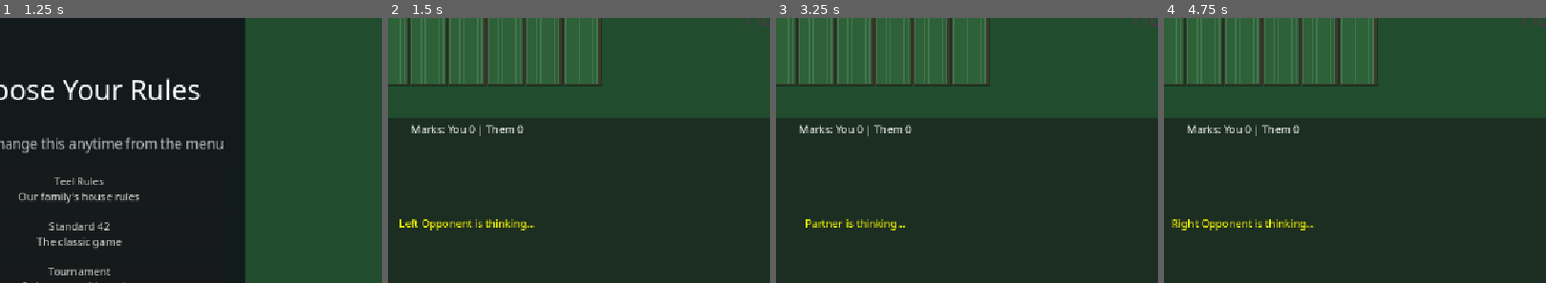
Above: before the commit, frames 1-4 (left to right).
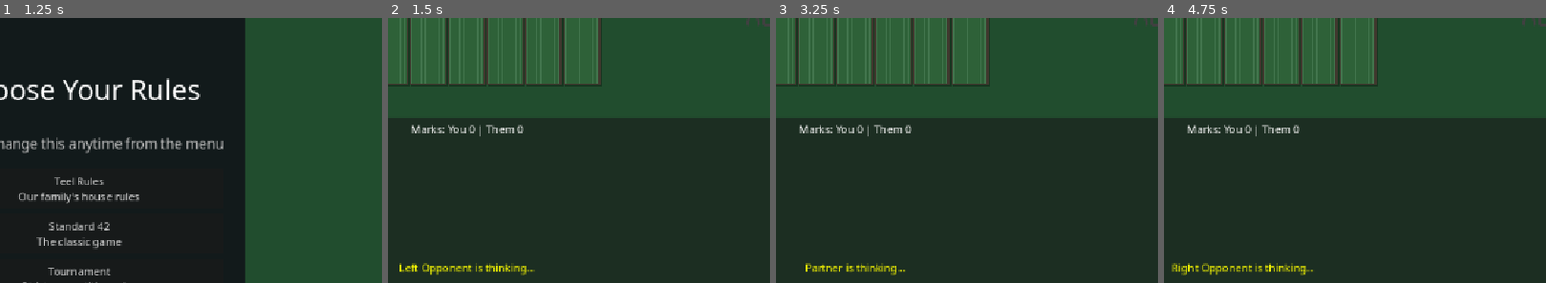
Above: after the commit, the same moments.

Repository: reddoor4123-glitch/42
Game: Godot game, scene res://control.tscn
The game is run twice, just before and just after one commit, with the same random seed, the same clock (stepped at 60 frames per second) and the same inputs.
Inputs:
- Up to frame 1 (1.25 s): click "Play" at 0.5 s
- Up to frame 2 (1.5 s): click "Standard 42 The classic game" at 1.25 s
- Up to frame 3 (3.25 s): click "⚙" at 2 s; click "Confirm & Restart" at 2.75 s
- Up to frame 4 (4.75 s): click "⚙" at 3.5 s; click "Confirm & Restart" at 4.25 s
The pictures show only the part of the screen within x 40-90%, y 6-56%; the shares and areas given below are measured in that part.

Frame 1 is identical in both runs. In frame 2, 1.3% of the frame differs, in the area x 3-39%, y 75-98%; in frame 3, 1.0%; in frame 4, 1.4%, in the area x 2-39%, y 75-98%.

Commit message:
Add UI accessibility fixes; fix CONTROL_TRUMP eligibility (BUG-016)
UI/accessibility (playtest feedback):
- Clear bid bubbles as soon as bidding concludes, not just at the start
  of the next bidding round -- they previously sat on screen through the
  entire trump-selection panel whenever the human was choosing trump.
- Add a large temporary trump announcement banner plus a persistent gold
  trump indicator during play, so trump is visible independent of
  anything in your own hand. Handles Follow Me and doubles-are-trump,
  which a naive suit-name lookup would crash on.
- Add a large win/loss banner at hand end alongside the Replay/Next Hand
  buttons, instead of only the small routine-status-line text.
- Promoted play_vbox from a local _build_ui() variable to a member so
  the hand-result banner can live in a container that survives
  _clear_play_area().

CONTROL_TRUMP eligibility (BUG-016): replaces the old trump-count
threshold with rank-safety (our best trump is provably the highest
remaining anywhere) plus objective-incomplete (the opposing team isn't
already both confirmed void in trump). Count was never the right proxy
for "can this lead actually win" -- this is the recurring root cause
behind BUG-003/003b, BUG-010, and BUG-014, each of which patched a
symptom without replacing the underlying gate. No loop or persistent
state needed: decide_play() re-evaluates fresh on every lead.

Co-Authored-By: Claude Sonnet 5 <noreply@anthropic.com>

Diff:
--- a/ai_player.gd
+++ b/ai_player.gd
@@ -796,17 +796,38 @@
 						reason_log.append("Nothing can beat this.")
 					return chosen
 
-			# Step 3 — trump control (#8), unchanged. Lead high non-trump
-			# non-counter: gives human a safe suit to follow without burning
-			# trump or risking a vulnerable point card. Checked before the
-			# fallback off-suit lead — a partner who holds enough trump to
-			# draw opponents out should lead it before defaulting to a safe
-			# off-suit tile. Threshold: 3+ trumps if the holding includes the
-			# double trump (the double itself supplies the control), otherwise
-			# 4+ is required. See AI_Play_Behavior_Bug_Log.md, BUG-003/003b.
+			# Step 3 — trump control (#8). Lead high non-trump non-counter:
+			# gives human a safe suit to follow without burning trump or
+			# risking a vulnerable point card. Checked before the fallback
+			# off-suit lead — a partner who holds enough trump to draw
+			# opponents out should lead it before defaulting to a safe
+			# off-suit tile. See AI_Play_Behavior_Bug_Log.md, BUG-003/003b.
+			#
+			# Eligibility (Katy + Claude, July 13, 2026) — replaces the old
+			# trumps.size() >= 3/4 count threshold. Count was the wrong proxy
+			# for the objective (drawing out opponent trump): two hands with
+			# identical counts can have opposite real standing (top-ranked
+			# trumps vs. low trumps while an opponent quietly holds the
+			# actual highest). Eligible only when both hold:
+			#   - Rank-safety: our best trump equals highest_remaining_trump()
+			#     — this specific lead is provably unbeatable by anything
+			#     remaining anywhere.
+			#   - Objective-incomplete: the opposing team isn't already both
+			#     confirmed void in trump — no point spending trump to draw
+			#     out a threat that's already gone.
+			# No loop or persistent state needed: decide_play() is
+			# re-invoked fresh on every lead, so re-checking rank-safety
+			# each time naturally stops a run the moment someone else holds
+			# the true highest, without tracking anything across tricks.
 			var trumps = legal.filter(func(d): return d.is_trump(trump))
 			var holds_double_trump = trumps.any(func(d): return d.is_double())
-			var trump_control = (trumps.size() >= 3 and holds_double_trump) or trumps.size() >= 4
+			var trump_control = false
+			if trumps.size() > 0:
+				var best_trump_candidate = _highest_in(trumps, trump, lead_suit, trick.nello_doubles, trick.doubles_trump_reversed, trick.own_suit_reversed)
+				var top_remaining = public_knowledge.highest_remaining_trump() if public_knowledge != null else null
+				var rank_safe = top_remaining != null and top_remaining.debug_string() == best_trump_candidate.debug_string()
+				var objective_incomplete = public_knowledge == null or not opposing_team.all(func(opp): return public_knowledge.void_suits(opp).has(trump))
+				trump_control = rank_safe and objective_incomplete
 			if trump_control:
 				var best: Domino
 				var double_tile = Domino.new(trump, trump)
--- a/game_table.gd
+++ b/game_table.gd
@@ -16,6 +16,9 @@
 var opponent_left_container: VBoxContainer
 var opponent_right_container: VBoxContainer
 var info_label: Label
+var trump_indicator_label: Label
+var play_vbox: VBoxContainer
+var _hand_result_banner: Label = null
 var bid_panel: PanelContainer
 var bid_buttons: HBoxContainer
 var _pts_picker: DrumPicker = null
@@ -417,13 +420,19 @@
 	play_area_panel.size_flags_horizontal = Control.SIZE_EXPAND_FILL
 	hbox_mid.add_child(play_area_panel)
 
-	var play_vbox = VBoxContainer.new()
+	play_vbox = VBoxContainer.new()
 	play_area_panel.add_child(play_vbox)
 
 	info_label = Label.new()
 	info_label.horizontal_alignment = HORIZONTAL_ALIGNMENT_CENTER
 	info_label.add_theme_color_override("font_color", Color.WHITE)
 	play_vbox.add_child(info_label)
+
+	trump_indicator_label = Label.new()
+	trump_indicator_label.horizontal_alignment = HORIZONTAL_ALIGNMENT_CENTER
+	trump_indicator_label.add_theme_color_override("font_color", Color(0.95, 0.80, 0.15))
+	_scaled_font(trump_indicator_label, 20)
+	play_vbox.add_child(trump_indicator_label)
 
 	play_area_container = HBoxContainer.new()
 	play_area_container.alignment = BoxContainer.ALIGNMENT_CENTER
@@ -979,6 +988,10 @@
 
 func _start_bidding():
 	_set_info("Marks: You %d | Them %d" % [game.team_marks[0], game.team_marks[1]])
+	trump_indicator_label.text = ""
+	if is_instance_valid(_hand_result_banner):
+		_hand_result_banner.queue_free()
+		_hand_result_banner = null
 	game.current_bid = null
 	human_is_forced = false
 	_human_bid_position = -1
@@ -1262,6 +1275,7 @@
 		await get_tree().create_timer(0.0 if DEBUG_FAST_MODE else 0.7).timeout
 
 func _finish_bidding(_unused: Array):
+	_clear_bid_bubbles()
 	var winning = game.current_bid
 	if winning == null:
 		_set_status("No bid — reshuffling...")
@@ -1280,6 +1294,7 @@
 			game.active_nello_doubles_mode = game.settings.nello_doubles_mode
 			game.apply_bid_result(-1)
 			_set_info("Nello | Marks: You %d | Them %d" % [game.team_marks[0], game.team_marks[1]])
+			trump_indicator_label.text = ""
 			_refresh_all_hands()
 			await get_tree().create_timer(0.0 if DEBUG_FAST_MODE else 0.8).timeout
 			_begin_play(winning.player_id)
@@ -1288,6 +1303,7 @@
 		# Sevens needs no trump selection from anyone
 		game.apply_bid_result(-1)
 		_set_info("Sevens | Marks: You %d | Them %d" % [game.team_marks[0], game.team_marks[1]])
+		trump_indicator_label.text = ""
 		_refresh_all_hands()
 		await get_tree().create_timer(0.0 if DEBUG_FAST_MODE else 0.8).timeout
 		_begin_play(winning.player_id)
@@ -1306,6 +1322,8 @@
 			var best_suit = ai_eval["trump"]
 			game.apply_bid_result(best_suit)
 			_set_info("Trump: %ds | Marks: You %d | Them %d" % [best_suit, game.team_marks[0], game.team_marks[1]])
+			trump_indicator_label.text = "Trump: %s" % _trump_display_name(best_suit)
+			_show_trump_announcement(best_suit)
 			_refresh_all_hands()
 			_set_status("%s called %s" % [_seat_label(partner_id), suit_names[best_suit]])
 			await get_tree().create_timer(0.0 if DEBUG_FAST_MODE else 0.8).timeout
@@ -1324,6 +1342,8 @@
 			var best_suit = ai_eval["trump"]
 			game.apply_bid_result(best_suit)
 			_set_info("Trump: %ds | Marks: You %d | Them %d" % [best_suit, game.team_marks[0], game.team_marks[1]])
+			trump_indicator_label.text = "Trump: %s" % _trump_display_name(best_suit)
+			_show_trump_announcement(best_suit)
 			_refresh_all_hands()
 			await get_tree().create_timer(0.0 if DEBUG_FAST_MODE else 0.8).timeout
 			_begin_play()
@@ -1344,6 +1364,8 @@
 	waiting_for_trump = false
 	game.apply_bid_result(suit)
 	_set_info("Trump: %ds | Marks: You %d | Them %d" % [suit, game.team_marks[0], game.team_marks[1]])
+	trump_indicator_label.text = "Trump: %s" % _trump_display_name(suit)
+	_show_trump_announcement(suit)
 	_refresh_all_hands()
 	# Derive the correct leader from game state set by apply_bid_result():
 	# for Plunge/Splash the partner leads, otherwise the bid winner leads.
@@ -1368,6 +1390,7 @@
 		game.active_nello_doubles_reversed = false
 	game.apply_bid_result(-1)
 	_set_info("Nello | Marks: You %d | Them %d" % [game.team_marks[0], game.team_marks[1]])
+	trump_indicator_label.text = ""
 	_refresh_all_hands()
 	_begin_play()
 
@@ -1616,6 +1639,15 @@
 	var marks = result.get("team_marks", [0,0])
 	_set_status("Hand over! %s wins — %s" % [team_str, result.get("reason", "")])
 
+	if is_instance_valid(_hand_result_banner):
+		_hand_result_banner.queue_free()
+	_hand_result_banner = Label.new()
+	_hand_result_banner.text = "YOU WIN THIS HAND! 🎉" if winner_team == 0 else "Hand Lost"
+	_hand_result_banner.horizontal_alignment = HORIZONTAL_ALIGNMENT_CENTER
+	_scaled_font(_hand_result_banner, 36)
+	_hand_result_banner.add_theme_color_override("font_color", Color(0.95, 0.80, 0.15) if winner_team == 0 else Color(0.85, 0.35, 0.30))
+	play_vbox.add_child(_hand_result_banner)
+
 	_us_marks.set_marks(marks[0])
 	_them_marks.set_marks(marks[1])
 	_set_info("Marks: You %d | Them %d" % [marks[0], marks[1]])
@@ -1730,6 +1762,42 @@
 func _set_status(text: String):
 	status_label.text = text
 	print(text)
+
+# Maps a trump value to display text. Handles the two non-numeric-suit
+# cases (-1 = Follow Me, Domino.DOUBLES_TRUMP = doubles-are-trump) that
+# only the human's trump-panel buttons can produce — AI's best_trump()
+# always returns 0-6 — so a plain suit_names[suit] index would crash on
+# either of them.
+func _trump_display_name(suit: int) -> String:
+	var suit_names = ["Blanks", "Ones", "Twos", "Threes", "Fours", "Fives", "Sixes"]
+	if suit == -1:
+		return "No Trump (Follow Me)"
+	if suit == Domino.DOUBLES_TRUMP:
+		return "Doubles"
+	return suit_names[suit]
+
+# Large, temporary center-screen banner announcing the chosen trump —
+# fire-and-forget (callers don't await this) so it doesn't block the
+# transition into the first trick; it just overlays on top of it briefly.
+func _show_trump_announcement(suit: int):
+	if _bubble_overlay == null:
+		return
+	var label = Label.new()
+	label.text = "Trump: %s" % _trump_display_name(suit)
+	label.horizontal_alignment = HORIZONTAL_ALIGNMENT_CENTER
+	label.mouse_filter = Control.MOUSE_FILTER_IGNORE
+	_scaled_font(label, 42)
+	label.add_theme_color_override("font_color", Color(0.95, 0.80, 0.15))
+	_bubble_overlay.add_child(label)
+	var screen_size = _bubble_overlay.size
+	await get_tree().process_frame
+	if not is_instance_valid(label):
+		return
+	label.size = label.get_minimum_size()
+	label.position = Vector2(screen_size.x / 2 - label.size.x / 2, screen_size.y / 2 - label.size.y / 2)
+	await get_tree().create_timer(0.0 if DEBUG_FAST_MODE else 1.6).timeout
+	if is_instance_valid(label):
+		label.queue_free()
 
 # Shows a small bid label floating near a player's area
 func _show_bid_bubble(pid: int, text: String):
Not shown, changed: AI_Play_Behavior_Bug_Log.md
